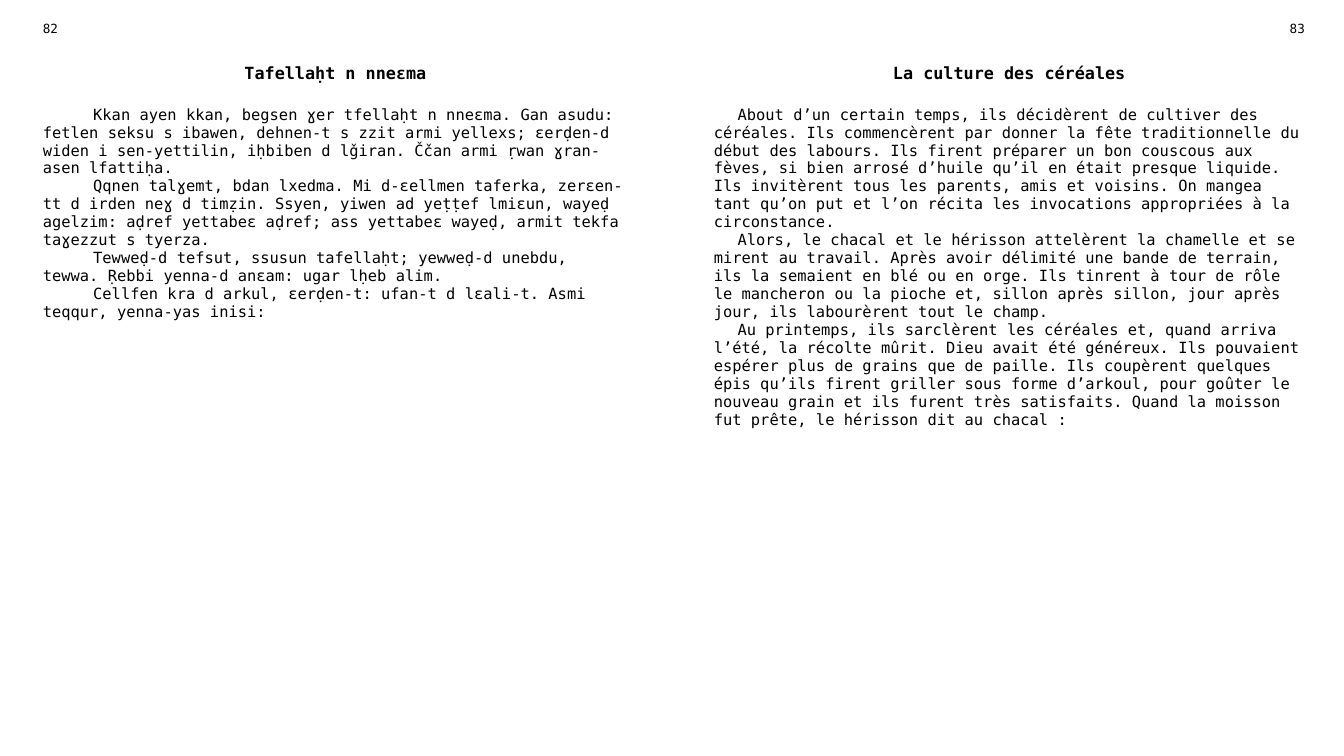
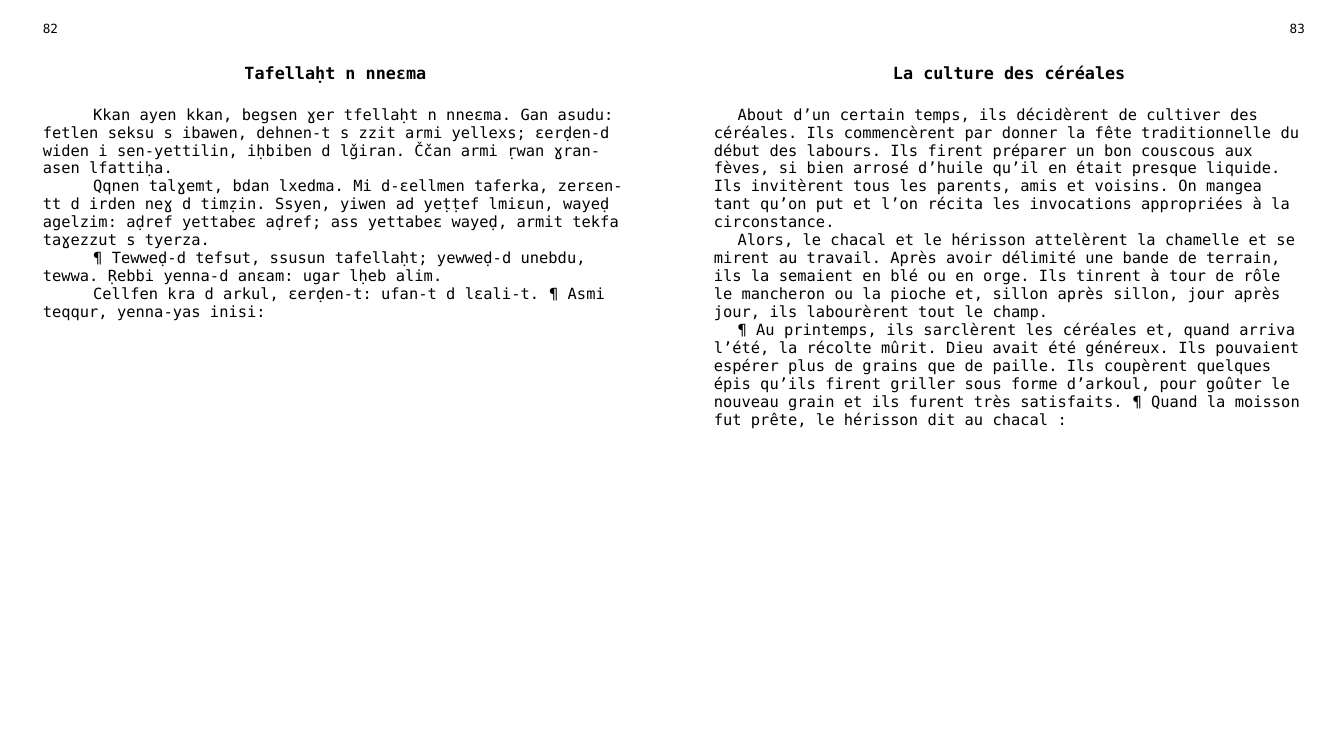
Before and after one commit to sferhah/tamacahut_n_wuccen, a slide deck: slide 37 of Uccen.ConsoleApp/uccen.pptx. Drawn at 1344x756 pixels with LibreOffice and Linux fonts; fonts in the diff are those of the drawing. Boxes give left, top, right and bottom in pixels: in the first picture for what was removed or moved away, otherwise in the second. Text is boxed around its words. In the diff, an @@ line names an element or a change of style, - is before the commit and + after.

```diff
--- a/Uccen.ConsoleApp/uccen.pptx
+++ b/Uccen.ConsoleApp/uccen.pptx
@@ table at [32,16,1315,729] @@
-row 3, column 1: Kkan ayen kkan, begsen ɣer tfellaḥt n nneɛma. Gan asudu: fetlen seksu s ibawen, dehnen-t s zzit armi yellexs; ɛerḍen-d widen i sen-yettilin, iḥbiben d lǧiran. Ččan armi ṛwan ɣran-asen lfattiḥa. / Qqnen talɣemt, bdan lxedma. Mi d-ɛellmen taferka, zerɛen-tt d irden neɣ d timẓin. Ssyen, yiwen ad yeṭṭef lmiɛun, wayeḍ agelzim: aḍref yettabeɛ aḍref; ass yettabeɛ wayeḍ, armit tekfa taɣezzut s tyerza. / Tewweḍ-d tefsut, ssusun tafellaḥt; yewweḍ-d unebdu, tewwa. Ṛebbi yenna-d anɛam: ugar lḥeb alim. / Cellfen kra d arkul, ɛerḍen-t: ufan-t d lɛali-t. Asmi teqqur, yenna-yas inisi:
+row 3, column 1: Kkan ayen kkan, begsen ɣer tfellaḥt n nneɛma. Gan asudu: fetlen seksu s ibawen, dehnen-t s zzit armi yellexs; ɛerḍen-d widen i sen-yettilin, iḥbiben d lǧiran. Ččan armi ṛwan ɣran-asen lfattiḥa. / Qqnen talɣemt, bdan lxedma. Mi d-ɛellmen taferka, zerɛen-tt d irden neɣ d timẓin. Ssyen, yiwen ad yeṭṭef lmiɛun, wayeḍ agelzim: aḍref yettabeɛ aḍref; ass yettabeɛ wayeḍ, armit tekfa taɣezzut s tyerza. / ¶ Tewweḍ-d tefsut, ssusun tafellaḥt; yewweḍ-d unebdu, tewwa. Ṛebbi yenna-d anɛam: ugar lḥeb alim. / Cellfen kra d arkul, ɛerḍen-t: ufan-t d lɛali-t. ¶ Asmi teqqur, yenna-yas inisi:
-row 3, column 3: About d’un certain temps, ils décidèrent de cultiver des céréales. Ils commencèrent par donner la fête traditionnelle du début des labours. Ils firent préparer un bon couscous aux fèves, si bien arrosé d’huile qu’il en était presque liquide. Ils invitèrent tous les parents, amis et voisins. On mangea tant qu’on put et l’on récita les invocations appropriées à la circonstance. / Alors, le chacal et le hérisson attelèrent la chamelle et se mirent au travail. Après avoir délimité une bande de terrain, ils la semaient en blé ou en orge. Ils tinrent à tour de rôle le mancheron ou la pioche et, sillon après sillon, jour après jour, ils labourèrent tout le champ. / Au printemps, ils sarclèrent les céréales et, quand arriva l’été, la récolte mûrit. Dieu avait été généreux. Ils pouvaient espérer plus de grains que de paille. Ils coupèrent quelques épis qu’ils firent griller sous forme d’arkoul, pour goûter le nouveau grain et ils furent très satisfaits. Quand la moisson fut prête, le hérisson dit au chacal :
+row 3, column 3: About d’un certain temps, ils décidèrent de cultiver des céréales. Ils commencèrent par donner la fête traditionnelle du début des labours. Ils firent préparer un bon couscous aux fèves, si bien arrosé d’huile qu’il en était presque liquide. Ils invitèrent tous les parents, amis et voisins. On mangea tant qu’on put et l’on récita les invocations appropriées à la circonstance. / Alors, le chacal et le hérisson attelèrent la chamelle et se mirent au travail. Après avoir délimité une bande de terrain, ils la semaient en blé ou en orge. Ils tinrent à tour de rôle le mancheron ou la pioche et, sillon après sillon, jour après jour, ils labourèrent tout le champ. / ¶ Au printemps, ils sarclèrent les céréales et, quand arriva l’été, la récolte mûrit. Dieu avait été généreux. Ils pouvaient espérer plus de grains que de paille. Ils coupèrent quelques épis qu’ils firent griller sous forme d’arkoul, pour goûter le nouveau grain et ils furent très satisfaits. ¶ Quand la moisson fut prête, le hérisson dit au chacal :
```
Also in this commit, not shown: 14 other slides changed, 3 other files.
